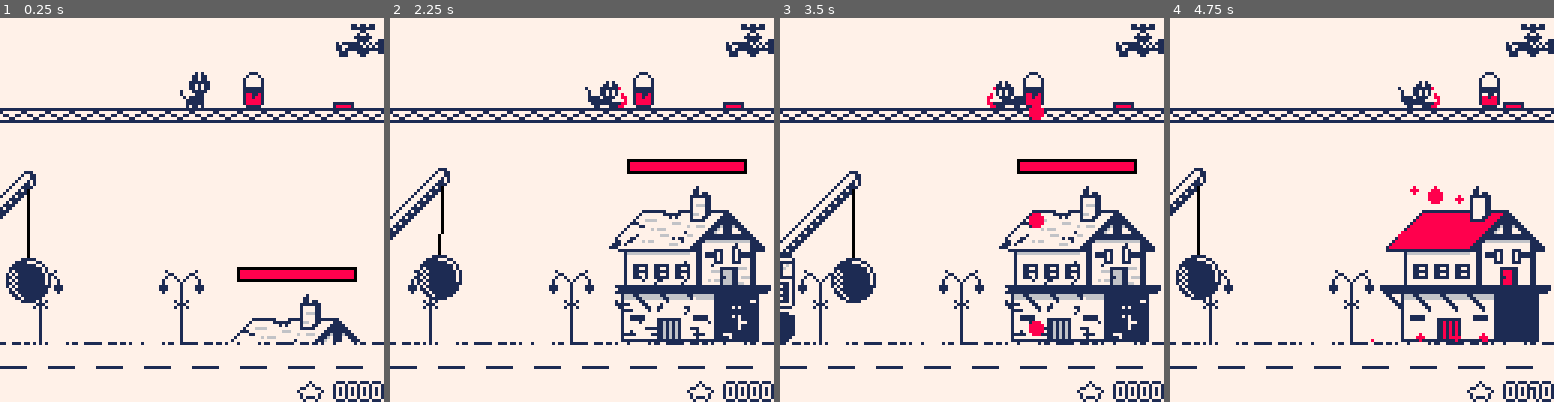
Above: before the commit, frames 1-4 (left to right).
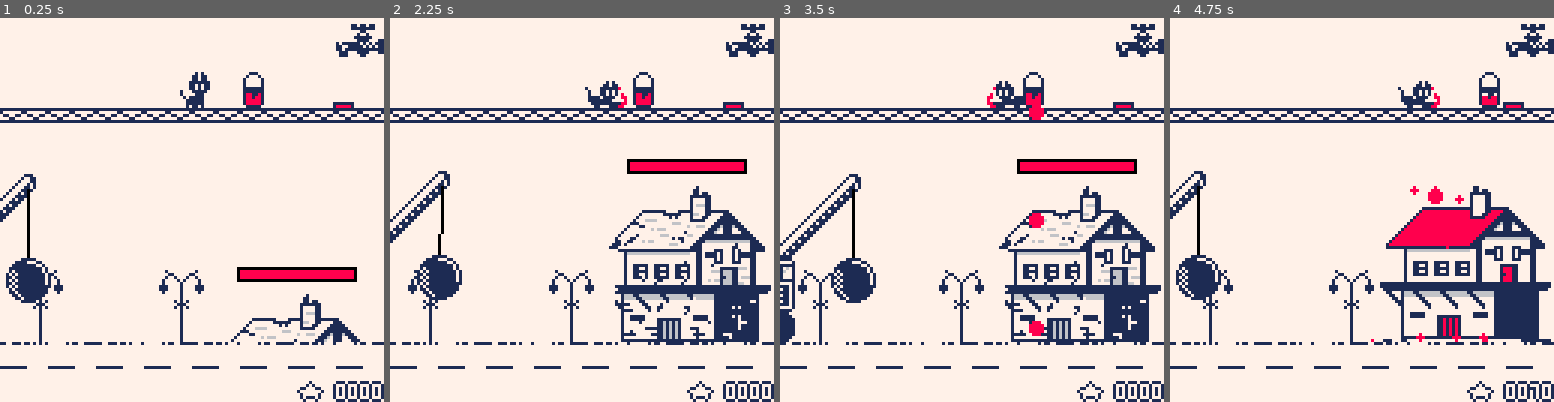
Above: after the commit, the same moments.

Repository: Arche-san/retrocat
Game: PICO-8 cartridge retrocat.p8
Same seed, same stepped clock (60 frames per second), same inputs: the game is played once before the commit and once after it.
Inputs:
- Up to frame 1 (0.25 s): no input
- Up to frame 2 (2.25 s): tap X (X key) at 0.33, 1.07, 1.85 s; tap O (Z key) at 0.7, 1.7, 2.1 s; hold Right 1.6-2.1 s
- Up to frame 3 (3.5 s): hold Right 2.47-3.03 s; tap O (Z key) at 2.5, 2.9, 3.3 s; tap X (X key) at 2.97 s; hold Left from 3.08 s (still down)
- Up to frame 4 (4.75 s): release Left at 3.58 s; tap O (Z key) at 3.7, 4.1, 4.5 s; hold Right 4.02-4.68 s; tap X (X key) at 4.08 s

The runs differ from the first frame. In frame 1, 0.3% of the frame differs, in the area x 0-10%, y 39-54%; in frame 2, 0.6%; in frame 3, 1.0%; in frame 4, 3.7%, in the area x 0-100%, y 39-85%.

Commit message:
add gameover

Diff:
--- a/retrocat.p8
+++ b/retrocat.p8
@@ -86,8 +86,15 @@
 
 local key = false
 function _update60()
- if not tuto_active and
-    not title_active then
+ if(not key and btn(4) or btn(5)) then
+  key = true
+  add_explosion(cat.x,cat.y)
+ end
+ if(not btn(4) and not btn(5)) key=false
+
+ if(not tuto_active and
+    not title_active and
+    not gameover) then
   building_update(building)
   cat_update(cat)
   demolisher_update(demolisher)
@@ -103,15 +110,16 @@
  palt(11, true)
  bg_draw()
  perform_shake()
- building_draw(building)
- demolisher_draw(demolisher)
- painttap_draw(painttap)
- cat_draw(cat)
- bucket_draw(bucket)
- foreach(paintbullets_arr, paintbullet_draw)
- foreach(rocks_arr, rock_draw)
- --foreach(particles, draw_particle)
- print_outline("\x92 "..num_format(score, 4), 100, 122, 7, 1)
+ if(not gameover) then
+  building_draw(building)
+  demolisher_draw(demolisher)
+  painttap_draw(painttap)
+  cat_draw(cat)
+  bucket_draw(bucket)
+  foreach(paintbullets_arr, paintbullet_draw)
+  foreach(rocks_arr, rock_draw)
+  print_outline("\x92 "..num_format(score, 4), 100, 122, 7, 1)
+ end
  --print("cpu=".. stat(1), 0, 112)
  --print("mem=".. stat(0), 0, 120)
  --print("nb part="..#particles, 0, 120)
@@ -351,7 +359,7 @@
   b.spr_w = 57
   b.spr_h = 52
   b.paint_surface_max = 100
-  b.damage_multiplier = 1
+  b.damage_multiplier = 10--1
  elseif type == 2 then
   b.x = 80
   b.cx = 0
@@ -362,7 +370,7 @@
   b.spr_w = 47
   b.spr_h = 32
   b.paint_surface_max = 70
-  b.damage_multiplier = 2
+  b.damage_multiplier = 10--2
  elseif type == 3 then
   b.cx = 0
   b.cw = 45
@@ -372,7 +380,7 @@
   b.spr_w = 51
   b.spr_h = 59
   b.paint_surface_max = 120
-  b.damage_multiplier = 0.8
+  b.damage_multiplier = 10--0.8
  elseif type == 4 then
   b.x = 65
   b.cx = 2
@@ -383,7 +391,7 @@
   b.spr_w = 69
   b.spr_h = 44
   b.paint_surface_max = 150
-  b.damage_multiplier = 0.75
+  b.damage_multiplier = 10--0.75
  end
  b.type = type
 
@@ -447,16 +455,19 @@
  local completed_ystart = yend - (height) * b.paint_surface_ratio
  local completed_height = yend - completed_ystart
  if b.completed then
-  building_draw_part(b.spr_x, ystart, b.spr_w, b.height, b.x, ground_y-b.height, true)
+  building_draw_part(b.spr_x, ystart+1, b.spr_w, b.height, b.x, ground_y-b.height,1)
  else
-  if b.paint_surface_ratio > 0 then
+  if b.paint_surface_ratio > 0 and
+     not gameover then
    rectfill(b.x, b.paint_surface_y, b.x + b.spr_w-1, ground_y-1, 8)
   end
-  building_draw_part(b.spr_x, ystart, b.spr_w, b.height, b.x, ground_y-b.height, false)
+  local mode = 0
+  if(gameover) mode = 2
+  building_draw_part(b.spr_x, ystart, b.spr_w, b.height, b.x, ground_y-b.height,mode)
  end
 
  -- gauge
- if not b.completed then
+ if not b.completed and not gameover then
   local gauge_min = b.x + 10
   local gauge_max = b.x + b.spr_w - 10
   local gauge_y = ground_y - b.height - 7
@@ -486,6 +497,10 @@
  if b.life <= 0 then
   b.life = 0
   gameover = true
+  building_blink_frame = 0
+  explosion_frame = 120
+  y_destroy = 0
+  for p in all(particles) do del(particles,p) end
  end
 end
 
@@ -525,7 +540,7 @@
 
 --draw building in both states
 --altered / renovated (clean)
-function building_draw_part(x,y,w,h,px,py,clean)
+function building_draw_part(x,y,w,h,px,py,mode)
  --init palette parity
  pal()
  local pair_broken = {
@@ -539,13 +554,23 @@
   {5,6}
  }
  local pair = pair_broken
- if(clean) pair = pair_clean
+ if(mode == 1) pair = pair_clean
  --applying parity
- for pa in all(pair) do
-  pal(pa[1],pa[2])
+ if(mode != 2) then
+	 for pa in all(pair) do
+   pal(pa[1],pa[2])
+ 	end
+ else --if gameover
+  for i=0,15 do
+   if(i != 1 and i != 12) then
+    pal(i,1)
+   else
+    pal(i,7)
+   end
+  end
  end
  --drawing sprite
- if(not clean) then
+ if(mode == 0) then
   palt(15,true)
   palt(9,true)
   palt(4,true)
@@ -666,17 +691,17 @@
  -- base
  local spr_y = d.y -32 + d.shake_offset
  -- base part1
- sspr(0, 106, 11, 11, d.x-16, spr_y+10)
- sspr(0, 117, 11, 1, d.x-16, d.y-12)
+ sspr(0, 106, 11, 11, d.x-16, spr_y+11)
+ sspr(0, 117, 11, 1, d.x-16, d.y-11)
  sspr(0, 117, 11, 11, d.x-16, d.y-11)
  -- base part2
- sspr(103, 32, 25, 21, d.x-16+11, spr_y+3)
- sspr(103, 53, 25, 1, d.x-16+11, d.y-12+3)
- sspr(103, 53, 25, 11, d.x-16+11, d.y-11+3)
+ sspr(103, 32, 25, 19, d.x-16+11, spr_y+4)
+ sspr(103, 50, 25, 1, d.x-16+11, d.y-12+3)
+ sspr(103, 51, 25, 13, d.x-16+11, d.y-13+3)
  --sspr(0, 117, 48, 1, d.x-16, d.y-12)
  --sspr(0, 117, 48, 11, d.x-16, d.y-11)
  --trail
- rectfill(d.x+4,d.y-34+d.shake_offset,d.x+6,d.y-30+d.shake_offset,1)
+ rectfill(d.x+4,d.y-34+d.shake_offset,d.x+6,d.y-29+d.shake_offset,1)
  demolisher_trail_pop += 1
  if(demolisher_trail_pop >= 10) then
   demolisher_trail_pop = 0
@@ -686,7 +711,7 @@
  end
  -- arm
  local arm_x = d.x + 11
- local arm_y = d.y - 31 + d.shake_offset
+ local arm_y = d.y - 30 + d.shake_offset
  demolisher_draw_arm(arm_x, arm_y)
 
  -- cannon line
@@ -1024,7 +1049,7 @@
  p.opened = false
 end
 
-function add_particle(x,y,vx,vy,r,c,g,gr,f,ra,sp)
+function add_particle(x,y,vx,vy,r,c,g,gr,f,ra,sp,txt)
  local part = {}
  part.x = x
  part.y = y
@@ -1037,6 +1062,8 @@
  part.frame = f
  part.ratio = ra
  part.sp = sp
+ part.txt = txt
+ part.bounce = 2
  if(ra == nil) part.ratio = 1.025
  if(f == nil) part.frame = 60
  add(particles, part)
@@ -1054,16 +1081,23 @@
 end
 
 function draw_particle(p)
- if(p.sp == nil) then
+ if(p.sp != nil) then
+  sspr(p.sp.x,p.sp.y,p.sp.w,p.sp.h,p.x,p.y,p.sp.w,p.sp.h)
+ elseif(p.txt != nil) then
+  print(p.txt,p.x,p.y,p.col)
+ else
   circfill(p.x,p.y,p.radius,p.col)
- else
-  sspr(p.sp.x,p.sp.y,p.sp.w,p.sp.h,p.x,p.y,p.sp.w,p.sp.h)
  end
  p.x += p.vx
  p.y += p.vy
  if(p.ground != nil and
     p.y+p.radius > p.ground) then
   p.y = p.ground - p.radius
+  if(p.bounce > 0 and
+     p.txt != nil) then
+   p.vy = -0.5*p.bounce-rnd(0.25)
+   p.bounce -= 1
+  end
  end
  if(p.gravity != nil and
     p.vy < 2) then
@@ -1071,7 +1105,7 @@
  end
  p.radius = p.radius / p.ratio
  p.frame -= 1
- if(p.frame <= 0) del(particles,p)
+ if(p.frame <= 0 and p.txt == nil) del(particles,p)
 end
 
 -->8
@@ -1313,8 +1347,53 @@
  if(not btn(5) and not btn(4)) key_n = false
 end
 
+--gameover scene
+explosion_frame = 0
+y_destroy = 0
+smoke_destroy = 0
 function scene_gameover()
- building_draw(building)
+ cls(1)
+ local b = building
+ building_draw_part(b.spr_x,b.spr_y+y_destroy,b.spr_w,b.spr_h-y_destroy+1,b.x-b.cx,ground_y-b.spr_h+y_destroy,2)
+ if(explosion_frame > 0) explosion_frame-=1
+ if(explosion_frame > 0 and
+    explosion_frame%20 == 0) then
+  add_explosion(b.x+b.cx,b.x-b.cx+b.cw,ground_y-b.spr_h+y_destroy)
+  shake_screen(1,1,10)
+ end
+ if(explosion_frame > 10 and
+    explosion_frame < 100 and
+    (explosion_frame+10)%20 == 0) then
+  y_destroy += b.spr_h/5
+ end
+ smoke_destroy += 1
+ if(explosion_frame == 0 and
+    smoke_destroy >= 20) then
+  smoke_destroy = 0
+  add_particle(b.x+rnd(b.spr_w-6)+3,
+   ground_y-b.spr_h+y_destroy-5,
+   rnd(0.2)-0.1,rnd(0.25)-0.5,
+   rnd(1)+3,6,0,128,40,1.02)
+ end
+ if(explosion_frame == 1) then
+  local letters = {"g","a","m","e","o","v","e","r"}
+  local i = 0
+  for l in all(letters) do
+   add_particle(48+i*4,-50-i*15,0,0,
+    1,7,0.05,50,-1,1,nil,l)
+   i += 1
+  end
+-- r,c,g,gr,f,ra,sp,txt)
+ end
+end
+
+function add_explosion(x0,x1,y)
+ while x0 < x1 do
+	 add_particle(x0+rnd(3)-1.5,
+   y+rnd(3)-1.5,0,0,rnd(2)+2,
+   8,0,128,9+rnd(3),0.9)
+  x0 += 6
+ end
 end
 
 function scene_transition()
